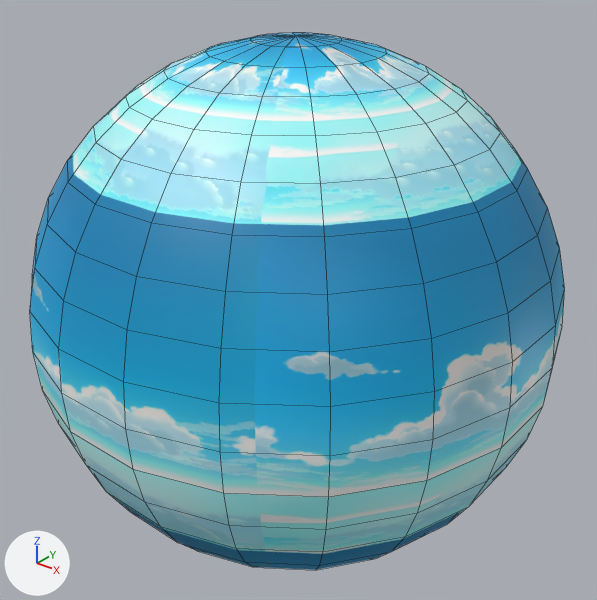
One commit to the FBX model assets/3d/scenes/LakeScene/scene_Lake_.fbx: the scene before it, then after it.
Rendered twice from a camera (50 mm lens) standing at (640.0, -796.0, 530.0) and looking at (2.0, 2.0, 35.0). The axes (+X, +Y, +Z) are drawn at lower left. The lights are the same throughout. Mesh edges are drawn as thin lines. Where no turn or scale is listed for an object, it has been applied to the vertices. Vertices at the same position are counted once.

Script lines for the objects in view, before the commit:
```python
me_mesh_003 = bpy.data.meshes.new('Mesh.003')
me_mesh_003.from_pydata(...)  # a UV sphere (20 segments, 20 rings, poles along z) spanning x -347.0..347.0, y -347.0..347.0, z -350.0..350.0
me_mesh_003.materials.append(mat_surfaceshader2)  # picture img_t_skysphere_d_png
ob_sm_skysphere = bpy.data.objects.new('sm_skysphere', me_mesh_003)
ob_sm_skysphere.location = (0.0, 0.0, 33.0)
```
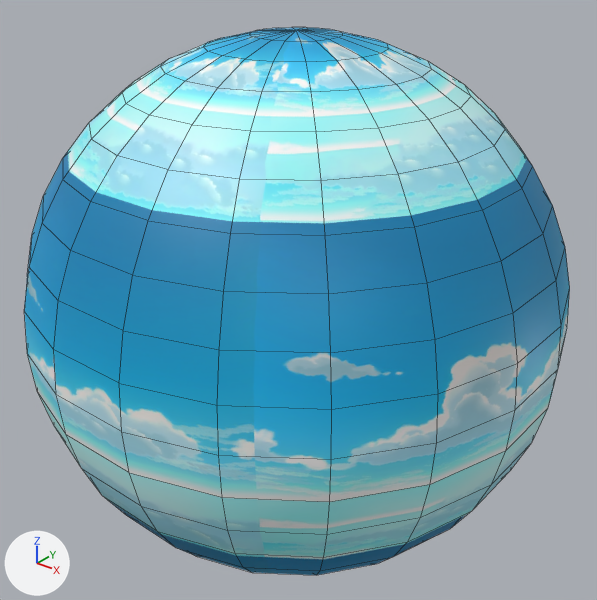
Pixel boxes [x1, y1, x2, y2] of what changed, in the pictures (597 x 600 px):
'sm_skysphere', reshaped
    before: [30, 33, 565, 570]
    after: [24, 28, 570, 575]
part 1 of me_mesh_003, added (cyan)
    after: [24, 28, 570, 575]

What the commit changed:
me_mesh_003 is used by ob_sm_skysphere; location (0.0, 0.0, 33.0).
me_mesh_003 had 382 vertices, 400 faces and spanned x -347.0..347.0, y -347.0..347.0, z -350.0..350.0.
me_mesh_003 now has 764 vertices, 800 faces and spans x -353.0..353.0, y -353.0..353.0, z -357.0..357.0.
me_mesh_003 part 1: a new loose piece, a UV sphere (20 segments, 20 rings, poles along z) spanning x -353.0..353.0, y -353.0..353.0, z -357.0..357.0, in mat_surfaceshader2 (picture img_t_skysphere_d_png).
